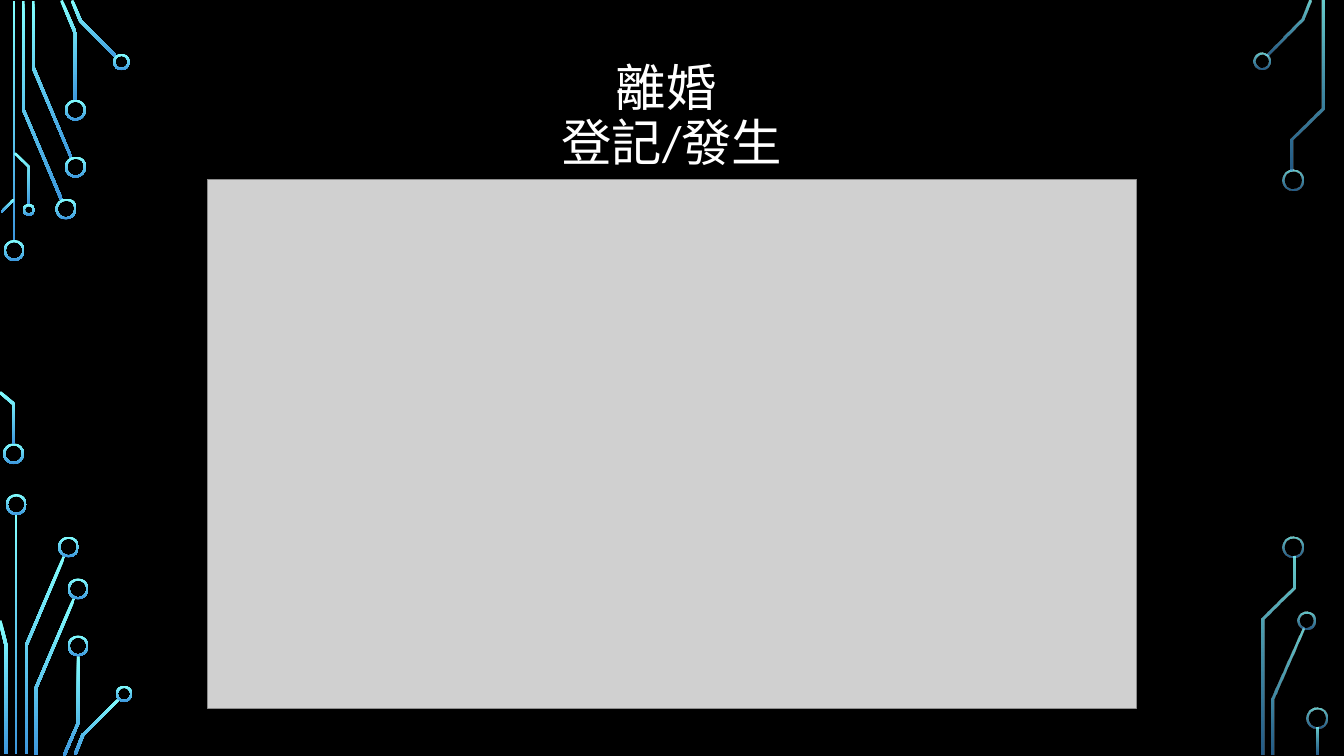
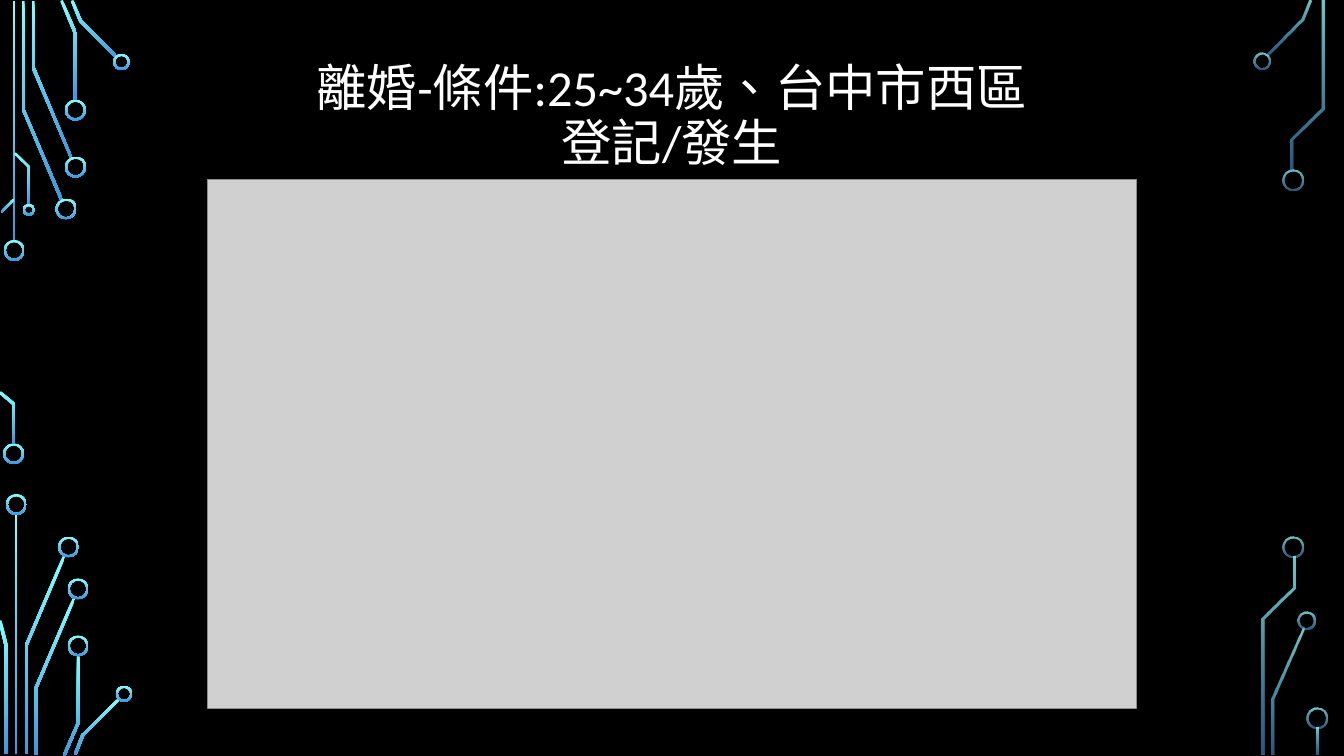
Before and after one commit to HSMonsterKing/Marriage-Analysis, a slide deck: slide 13 of 那些人較易結婚或離婚.pptx. Drawn at 1344x756 pixels with LibreOffice and Linux fonts; fonts in the diff are those of the drawing; grey boxes stand for pictures; background and template pictures are left out. Boxes give left, top, right and bottom in pixels: in the first picture for what was removed or moved away, otherwise in the second. Text is boxed around its words. In the diff, an @@ line names an element or a change of style, - is before the commit and + after.

```diff
--- a/那些人較易結婚或離婚.pptx
+++ b/那些人較易結婚或離婚.pptx
@@ title at [317,63,1028,165]: text changed @@
-離婚
-登記/發生
+離婚-條件:25~34歲、台中市西區
+登記/發生
```
Also in this commit, not shown: 5 other slides changed, 1 slide added, 1 slide removed, 22 other files.
